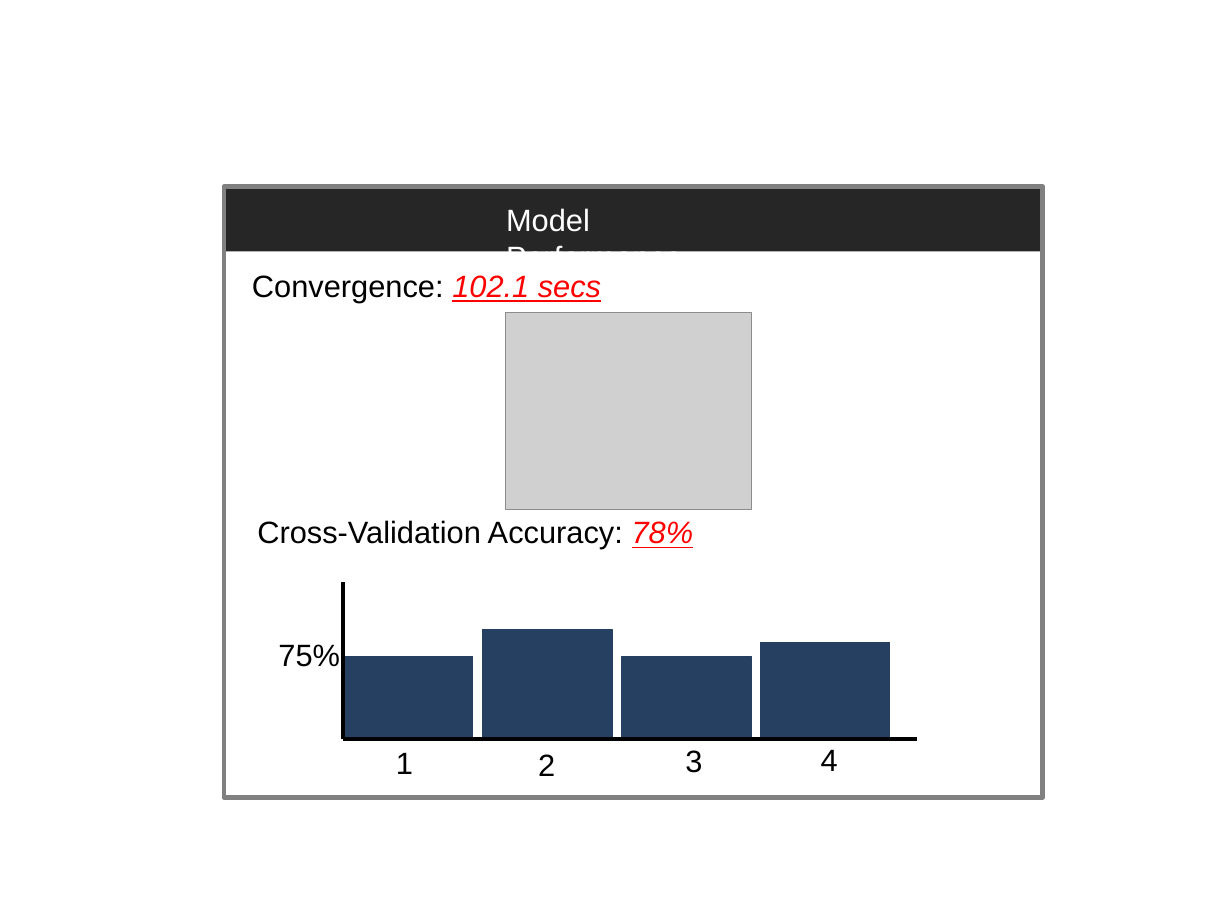
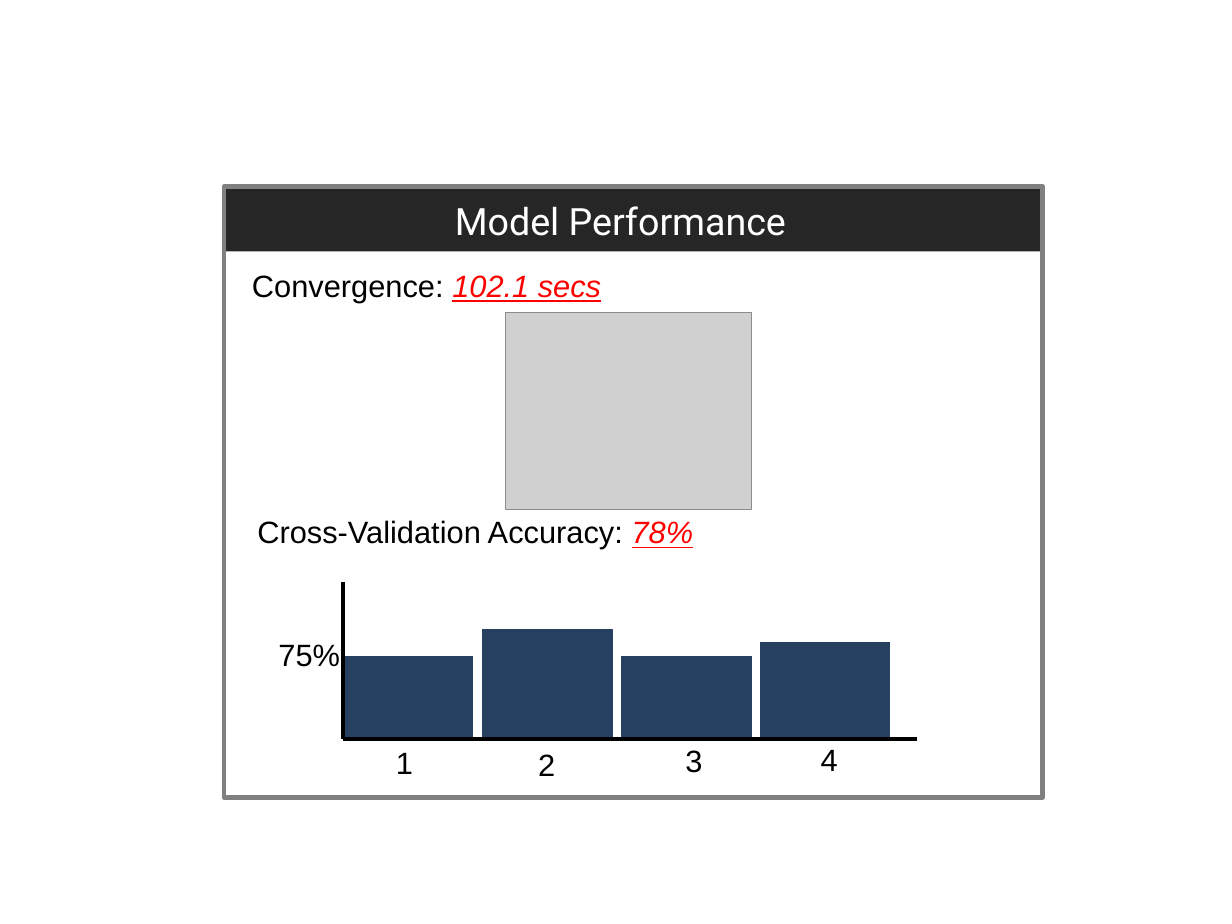
Before and after one commit to sjyk/activecleandemo, a slide deck: slide 2 of demofigs.pptx. Drawn at 1232x924 pixels with LibreOffice and Linux fonts; fonts in the diff are those of the drawing; grey boxes stand for pictures. Boxes give left, top, right and bottom in pixels: in the first picture for what was removed or moved away, otherwise in the second. Text is boxed around its words. In the diff, an @@ line names an element or a change of style, - is before the commit and + after.

```diff
--- a/demofigs.pptx
+++ b/demofigs.pptx
@@ text "Model Performance": place and size @@
-text "Model Performance" at (506,208,682,252)
+text "Model Performance" at (455,206,786,236)
@@ text "Model Performance" at (455,206,786,236): size 18 to 22 pt, font Arial to Roboto @@
```
Also in this commit, not shown: 1 other slide changed, 14 other files.
